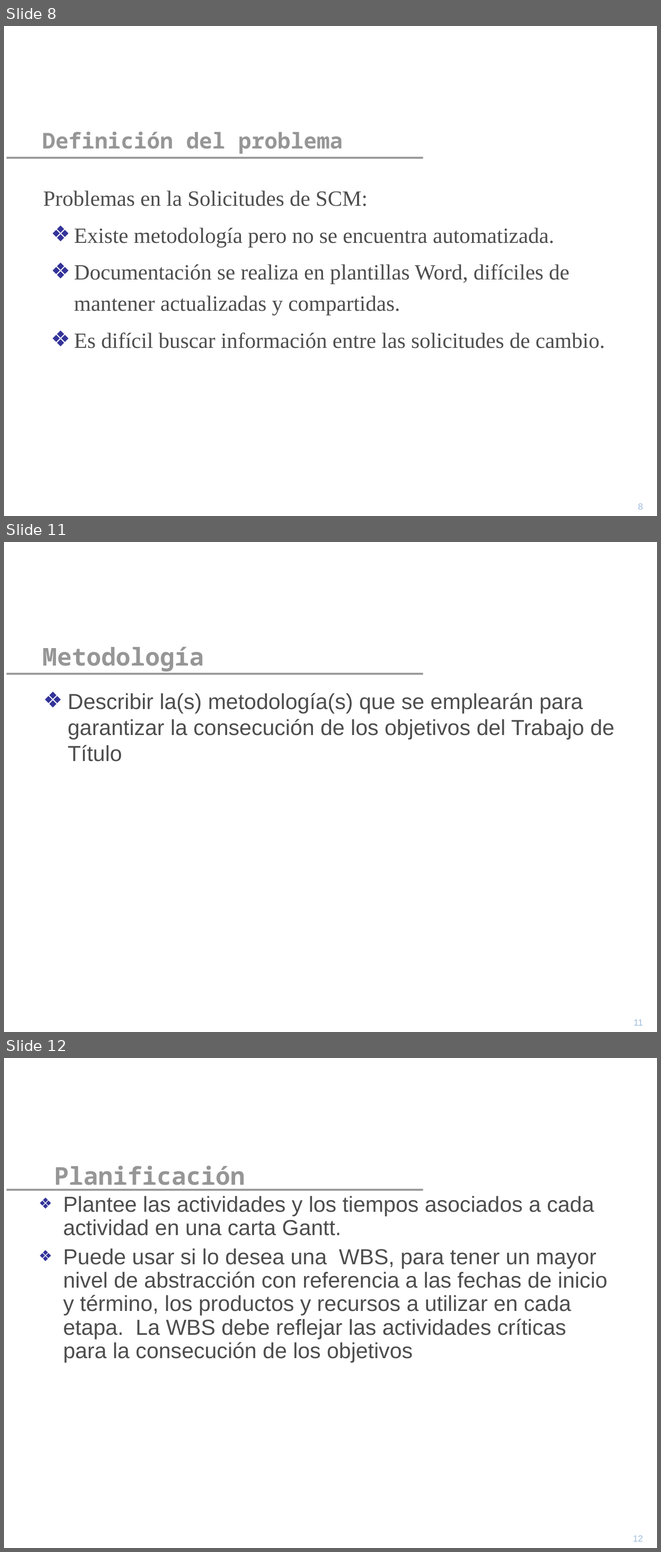
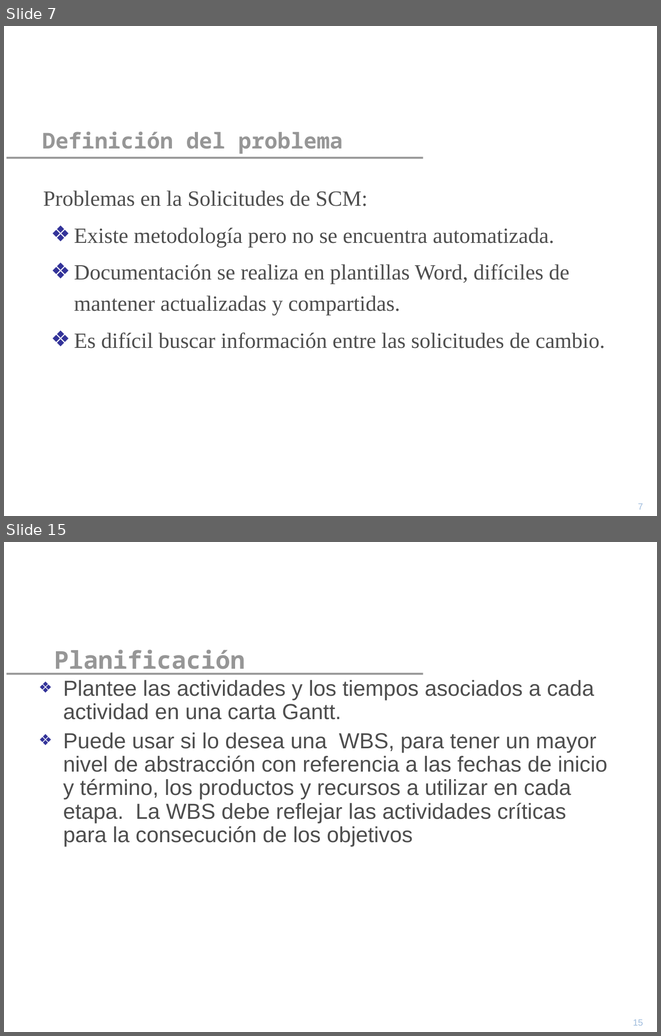
Before and after one commit to yano2h/TESIS, a slide deck: Informes/Propuesta/Precentacion_Propuesta.ppt. Shown one above the other, each under a label of ours: slides 8, 11 and 12 before the commit, slides 7 and 15 after it; the slides between them are not shown. The pictures are 661x1552 and 661x1036 pixels, drawn with LibreOffice and Linux fonts; fonts in the diff are those of the drawing; background and template pictures are left out. Boxes give left, top, right and bottom in pixels: in the first picture for what was removed or moved away, otherwise in the second. Text is boxed around its words. In the diff, an @@ line names an element or a change of style, - is before the commit and + after.

```diff
--- a/Informes/Propuesta/Precentacion_Propuesta.ppt
+++ b/Informes/Propuesta/Precentacion_Propuesta.ppt
@@ slide 11 removed at <box>4,542,657,1032</box>, background picture (left out); not listed: 1 template element that a slide beside it also shows @@
@@ title removed at <box>42,646,204,671</box> @@
-Metodología
@@ text removed at <box>68,693,615,761</box> @@
-❖ Describir la(s) metodología(s) que se emplearán para garantizar la consecución de los objetivos del Trabajo de Título
@@ page number removed at <box>634,1019,643,1025</box> @@
-11
@@ what was slide 8 is now slide 7 @@
@@ page number at <box>638,503,643,509</box>: text changed @@
-8
+7
@@ what was slide 12 is now slide 15 @@
@@ page number at <box>633,1019,643,1025</box>: text changed @@
-12
+15
```
Also in this commit, not shown: 1 slide changed, 8 slides added, 4 other slides removed.
